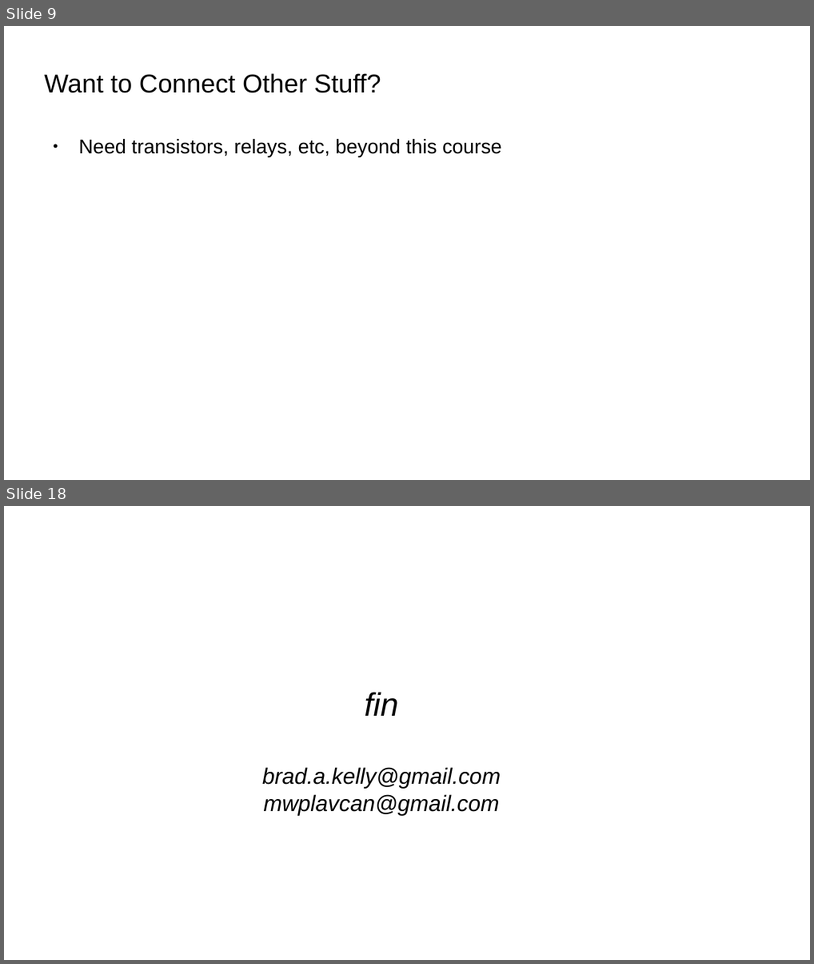
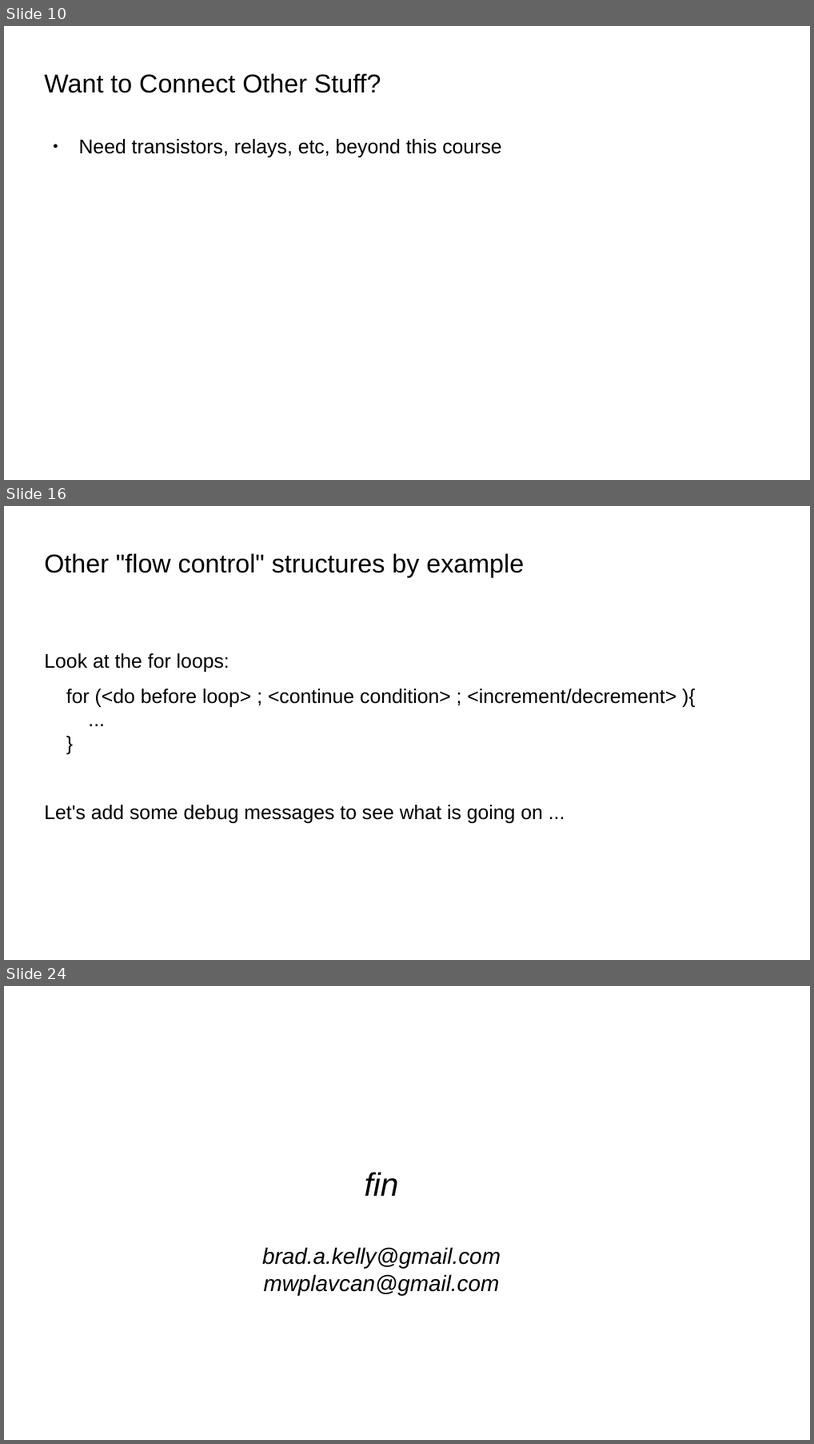
Before and after one commit to bradakelly/ArduinoDevelopmentWorkshop, a slide deck: CourseSlideshow.odp. Shown one above the other, each under a label of ours: slides 9 and 18 before the commit, slides 10, 16 and 24 after it; the slides between them are not shown. The pictures are 814x964 and 814x1444 pixels, drawn with LibreOffice and Linux fonts; fonts in the diff are those of the drawing; background and template pictures are left out. Boxes give left, top, right and bottom in pixels: in the first picture for what was removed or moved away, otherwise in the second. Text is boxed around its words. In the diff, an @@ line names an element or a change of style, - is before the commit and + after.

```diff
--- a/CourseSlideshow.odp
+++ b/CourseSlideshow.odp
@@ slide 16 added at (4,506,810,960), background picture (left out) @@
@@ title added at (44,553,524,577), 25.4 pt, text #000000 @@
+Other "flow control" structures by example
@@ text added at (44,653,677,823), 19.5 pt, text #000000 @@
+Look at the for loops:
+for (<do before loop> ; <continue condition> ; <increment/decrement> ){
+...
+}
+Let's add some debug messages to see what is going on ...
@@ what was slide 9 is now slide 10 @@
@@ what was slide 18 is now slide 24 @@
```
Also in this commit, not shown: 1 slide changed, 11 other slides added, 6 slides removed.
